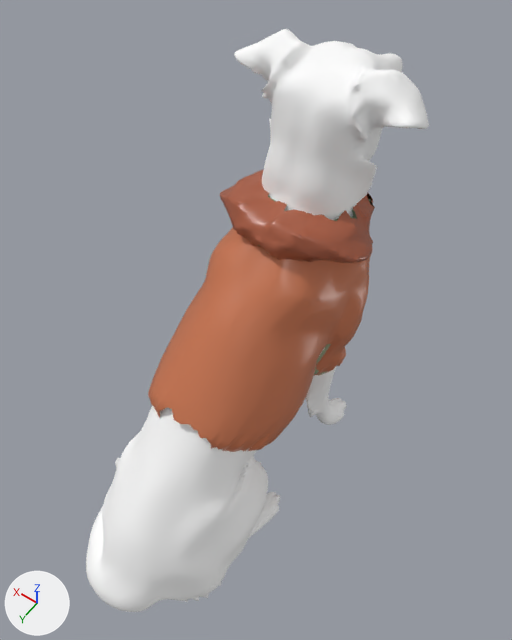
Renders of the glTF model paw/assets/models/bento3d.glb from each side of a commit.
Rendered twice from a 50 mm camera at (-0.97, 1.31, 2.12) aimed at (-0.01, -0.04, 0.02). Every picture has the same lights, and +X, +Y and +Z are marked at lower left. The first picture is the older version. Where no turn or scale is listed for an object, it has been applied to the vertices. Vertices at exactly the same position are counted once.

Names of what the first picture shows: 'dog', 'outfit_capa', 'outfit_capa_hood' and 2 more.
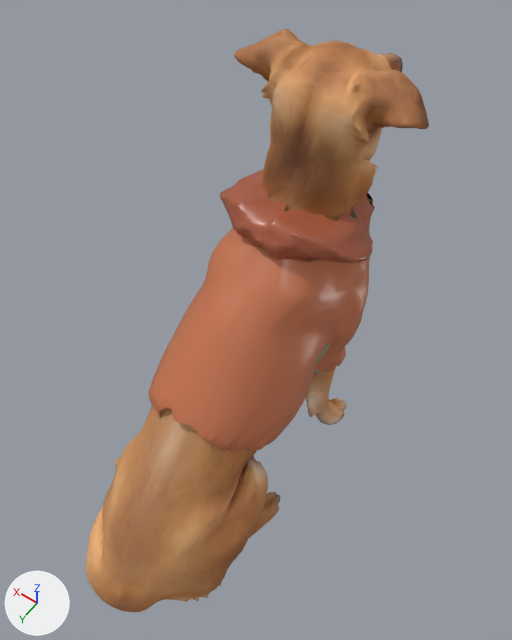
Pixel boxes (x1, y1, x2, y2) of what changed, in the pictures (512 x 640 px):
'dog', recoloured (darker): (86, 29, 429, 612) in both

The change, as a diff of the scene's bpy script:
```diff
--- a/paw/assets/models/bento3d.glb.py
+++ b/paw/assets/models/bento3d.glb.py
@@ mat_material_0 @@
 n0 = _N.new('ShaderNodeBsdfPrincipled'); n0.name = 'Principled BSDF'
-n0.inputs[0].default_value = (1.0, 1.0, 1.0, 1.0)  # 'Base Color', white #ffffff
 n0.inputs[2].default_value = 0.85  # 'Roughness'
 n1 = _N.new('ShaderNodeOutputMaterial'); n1.name = 'Material Output'
+n2 = _N.new('ShaderNodeVertexColor'); n2.name = 'Color Attribute'
 _L.new(n0.outputs[0], n1.inputs[0])  # 'BSDF' to 'Surface'
+_L.new(n2.outputs[0], n0.inputs[0])  # 'Color' to 'Base Color'
@@ me_mesh_0 @@
 me_mesh_0.from_pydata(...)  # 20091 vertices, 40175 faces; spans x 0.0..0.7, y -1.9..0.0, z 0.0..1.81
 # used by ob_dog; location = (-0.348, 0.95, -0.906)
+# me_mesh_0 part 1: vertex colours changed
 me_mesh_0.materials.append(mat_material_0)
```
